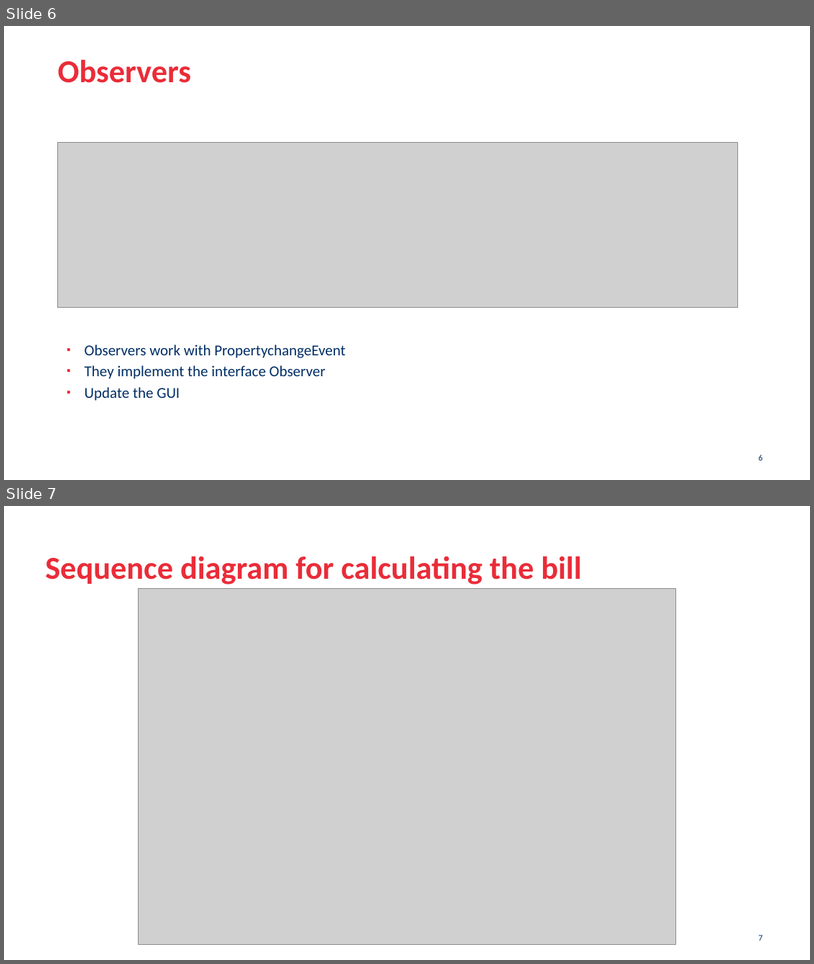
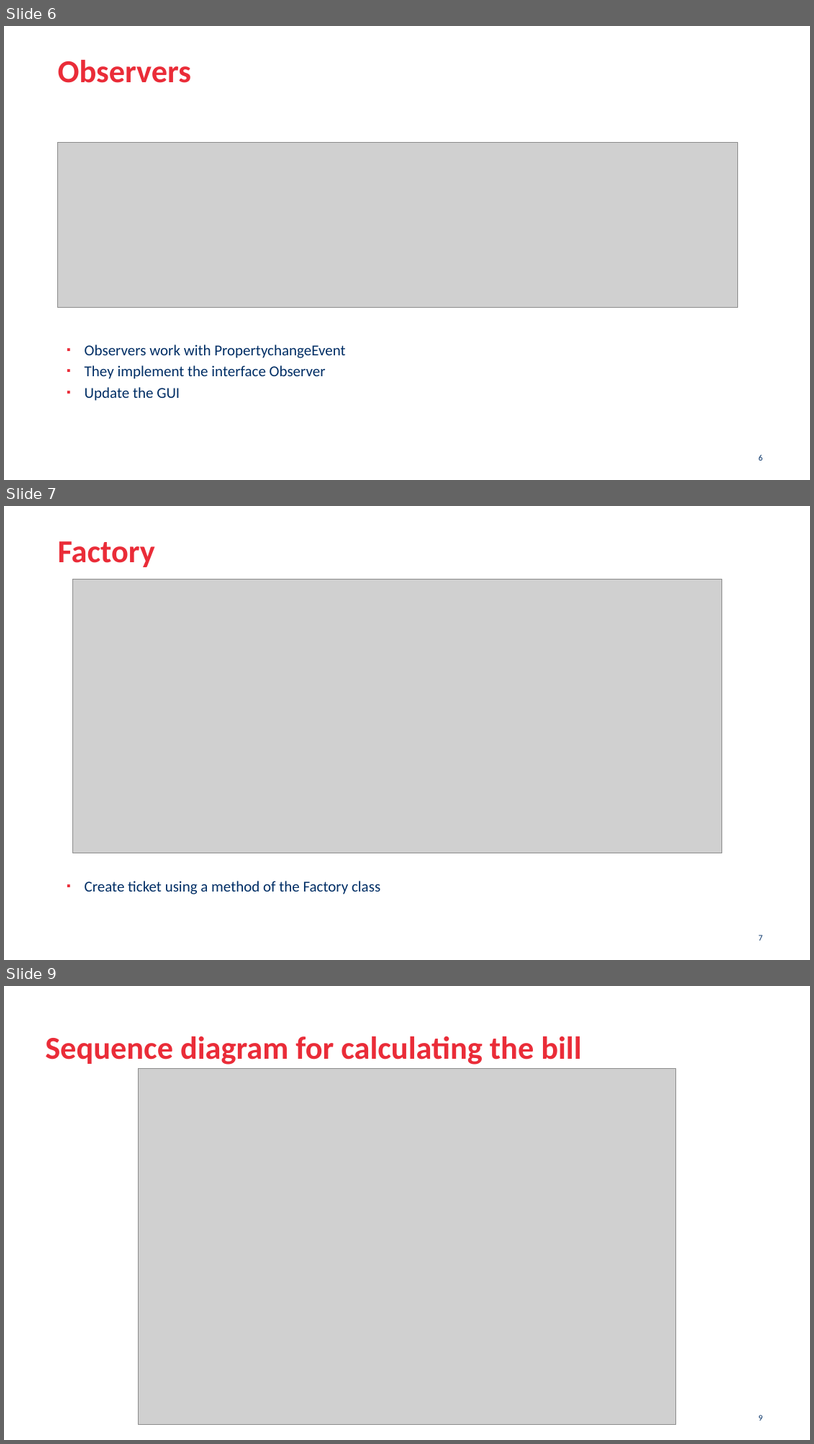
Before and after one commit to Wocco/MoneyTracker, a slide deck: moneytracker_presentation.pptx. Shown one above the other, each under a label of ours: slides 6 and 7 before the commit, slides 6, 7 and 9 after it; the slides between them are not shown. The pictures are 814x964 and 814x1444 pixels, drawn with LibreOffice and Linux fonts; fonts in the diff are those of the drawing; grey boxes stand for pictures; background and template pictures are left out. Boxes give left, top, right and bottom in pixels: in the first picture for what was removed or moved away, otherwise in the second. Text is boxed around its words. In the diff, an @@ line names an element or a change of style, - is before the commit and + after.

```diff
--- a/moneytracker_presentation.pptx
+++ b/moneytracker_presentation.pptx
@@ slide 7 added at bbox=[4, 506, 810, 960], background #FFFFFF @@
@@ title added at bbox=[58, 541, 155, 567], 38 pt, text #EA2C38, bold @@
+Factory
@@ picture added at bbox=[73, 579, 723, 852] @@
@@ text added at bbox=[85, 880, 381, 894], 18 pt, text #002E65 @@
+▪ Create ticket using a method of the Factory class
@@ page number added at bbox=[759, 934, 763, 940], 10 pt, text #002E65 @@
+7
@@ what was slide 7 is now slide 9 @@
@@ page number at bbox=[759, 1414, 763, 1420]: text changed @@
-7
+9
```
Also in this commit, not shown: 2 other slides added, 3 other files.
